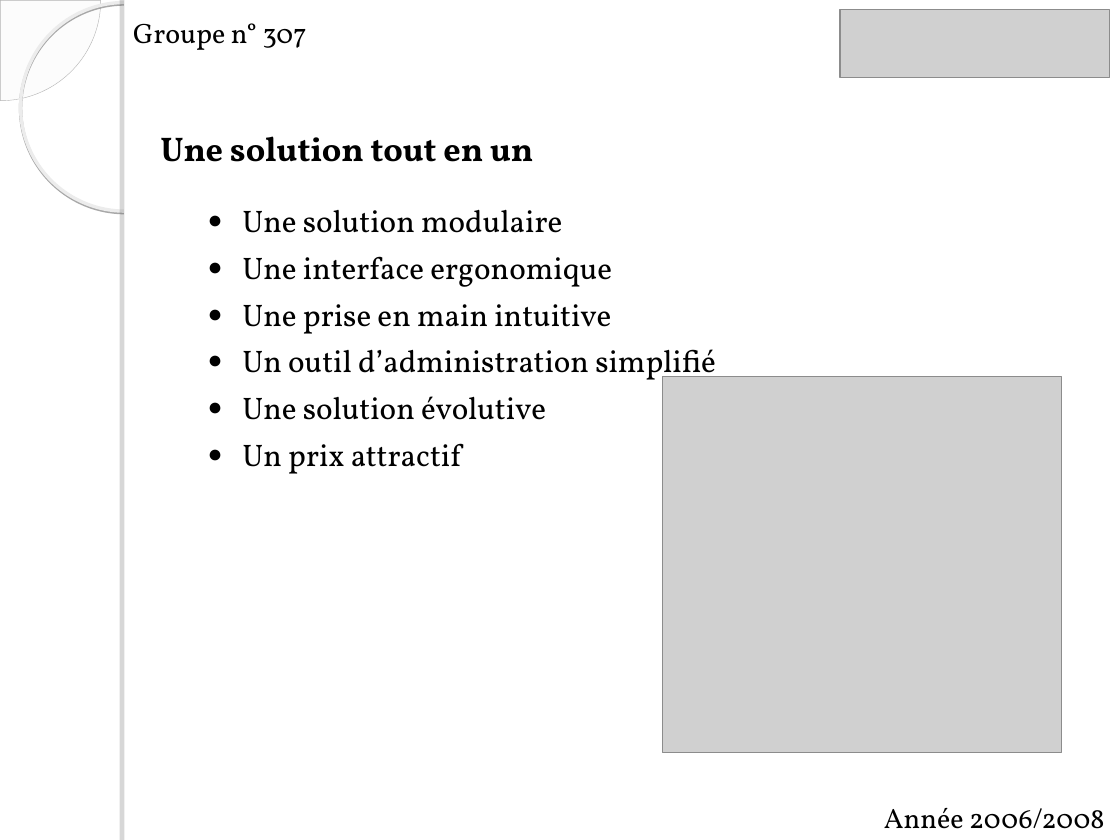
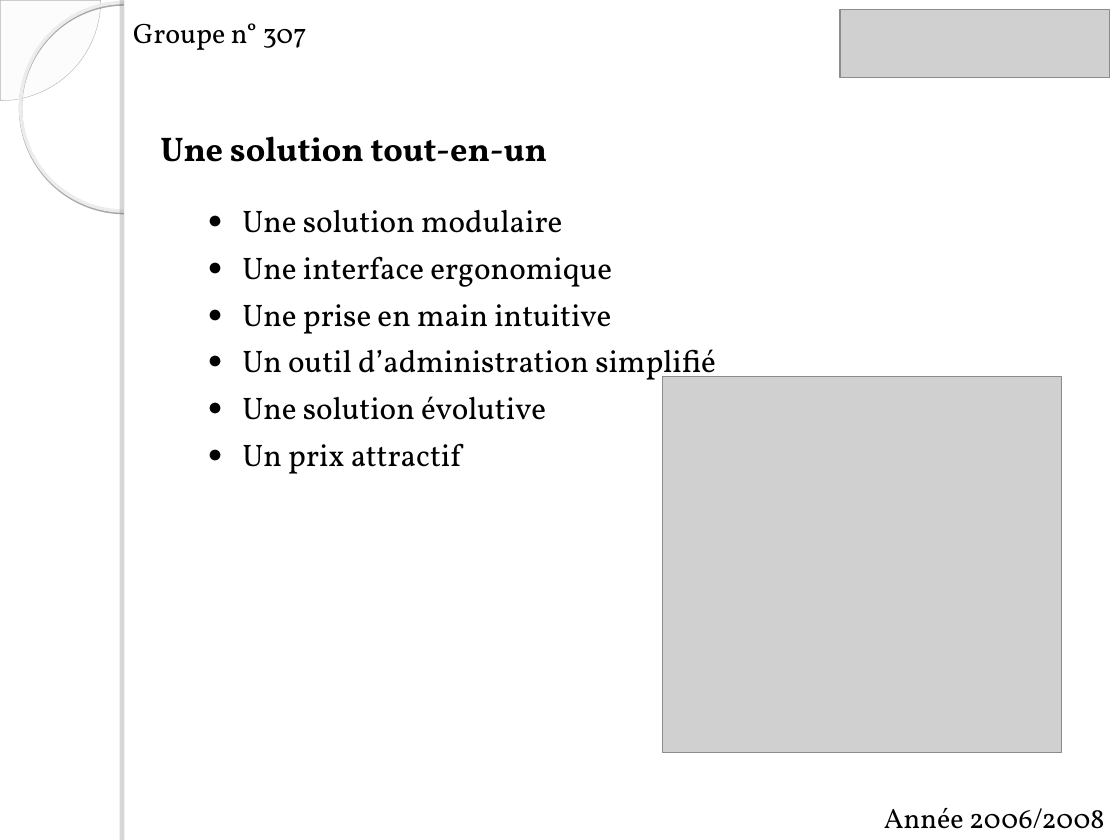
Before and after one commit to itsChris/abyss-project, a slide deck: slide 7 of ABYSS/doc/soutenance skar.ppt. Drawn at 1120x840 pixels with LibreOffice and Linux fonts; fonts in the diff are those of the drawing; grey boxes stand for pictures; background and template pictures are left out. Boxes give left, top, right and bottom in pixels: in the first picture for what was removed or moved away, otherwise in the second. Text is boxed around its words. In the diff, an @@ line names an element or a change of style, - is before the commit and + after.

```diff
--- a/ABYSS/doc/soutenance skar.ppt
+++ b/ABYSS/doc/soutenance skar.ppt
@@ text at box(160, 136, 548, 162): text changed @@
-Une solution tout en un
+Une solution tout-en-un
```
Also in this commit, not shown: 1 other slide changed.
